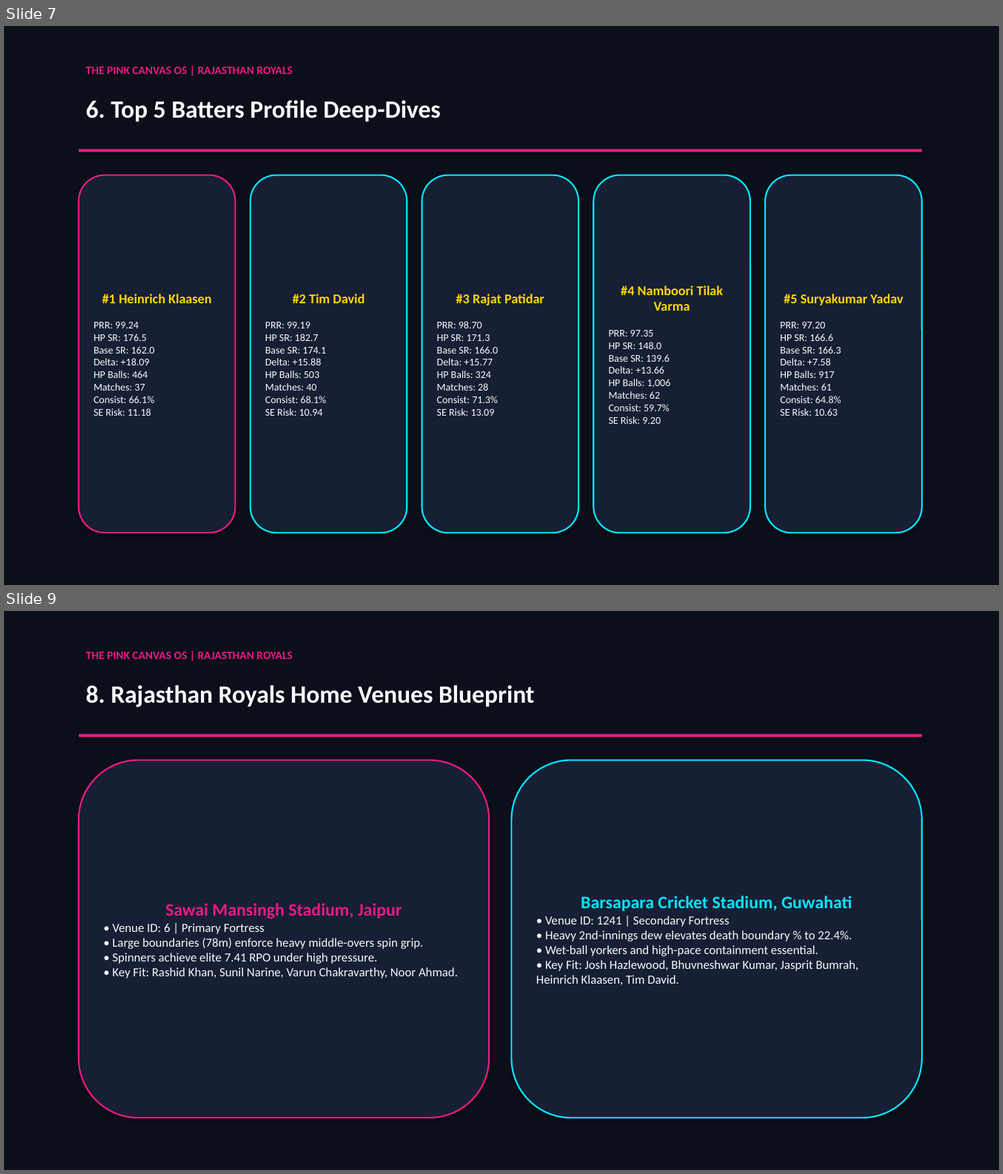
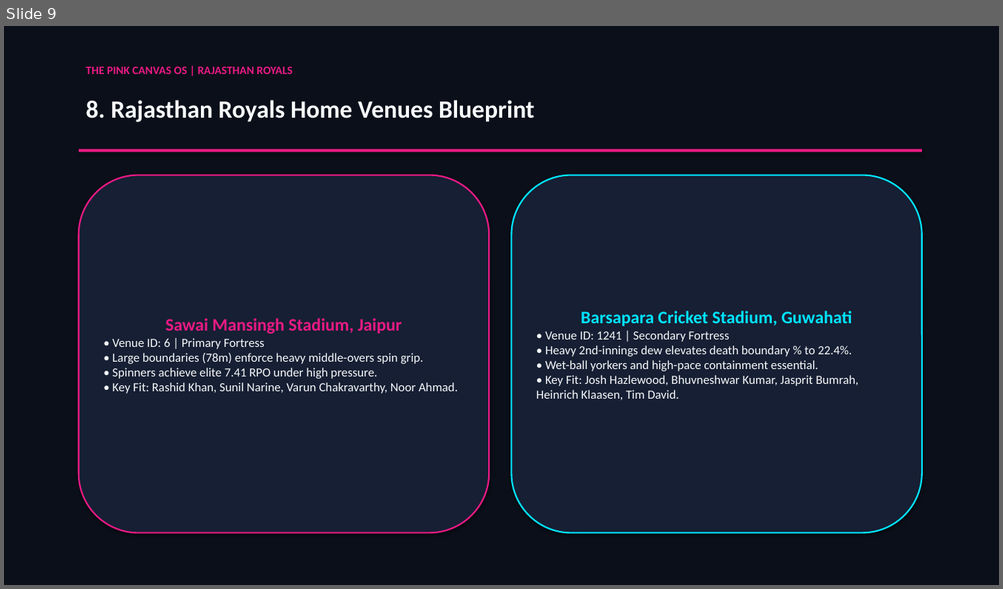
Before and after one commit to passionate-coder26/SupeRR-selector, a slide deck: assets/SupeRR_Selector_S2_Methodology_Report.pptx. Shown one above the other, each under a label of ours: slides 7 and 9 before the commit, slide 9 after it; the slides between them are not shown. The pictures are 1003x1174 and 1003x589 pixels, drawn with LibreOffice and Linux fonts; fonts in the diff are those of the drawing. Boxes give left, top, right and bottom in pixels: in the first picture for what was removed or moved away, otherwise in the second. Text is boxed around its words. In the diff, an @@ line names an element or a change of style, - is before the commit and + after.

```diff
--- a/assets/SupeRR_Selector_S2_Methodology_Report.pptx
+++ b/assets/SupeRR_Selector_S2_Methodology_Report.pptx
@@ slide 7 removed at (4,26,999,585), background #0B0F19 @@
@@ text removed at (86,67,292,74) @@
-THE PINK CANVAS OS | RAJASTHAN ROYALS
@@ text removed at (86,100,441,122) @@
-6. Top 5 Batters Profile Deep-Dives
@@ rectangle removed at (79,149,922,152) @@
@@ rounded rectangle removed at (79,175,236,534) @@
-#1 Heinrich Klaasen
-PRR: 99.24
-HP SR: 176.5
-Base SR: 162.0
-Delta: +18.09
-HP Balls: 464
-Matches: 37
-Consist: 66.1%
-SE Risk: 11.18
@@ rounded rectangle removed at (250,175,407,534) @@
-#2 Tim David
-PRR: 99.19
-HP SR: 182.7
-Base SR: 174.1
-Delta: +15.88
-HP Balls: 503
-Matches: 40
-Consist: 68.1%
-SE Risk: 10.94
@@ rounded rectangle removed at (422,175,578,534) @@
-#3 Rajat Patidar
-PRR: 98.70
-HP SR: 171.3
-Base SR: 166.0
-Delta: +15.77
-HP Balls: 324
-Matches: 28
-Consist: 71.3%
-SE Risk: 13.09
@@ rounded rectangle removed at (594,175,750,534) @@
-#4 Namboori Tilak Varma
-PRR: 97.35
-HP SR: 148.0
-Base SR: 139.6
-Delta: +13.66
-HP Balls: 1,006
-Matches: 62
-Consist: 59.7%
-SE Risk: 9.20
@@ rounded rectangle removed at (765,175,922,534) @@
-#5 Suryakumar Yadav
-PRR: 97.20
-HP SR: 166.6
-Base SR: 166.3
-Delta: +7.58
-HP Balls: 917
-Matches: 61
-Consist: 64.8%
-SE Risk: 10.63
```
Also in this commit, not shown: 7 slides changed, 2 slides added, 1 other slide removed, 7 other files.
